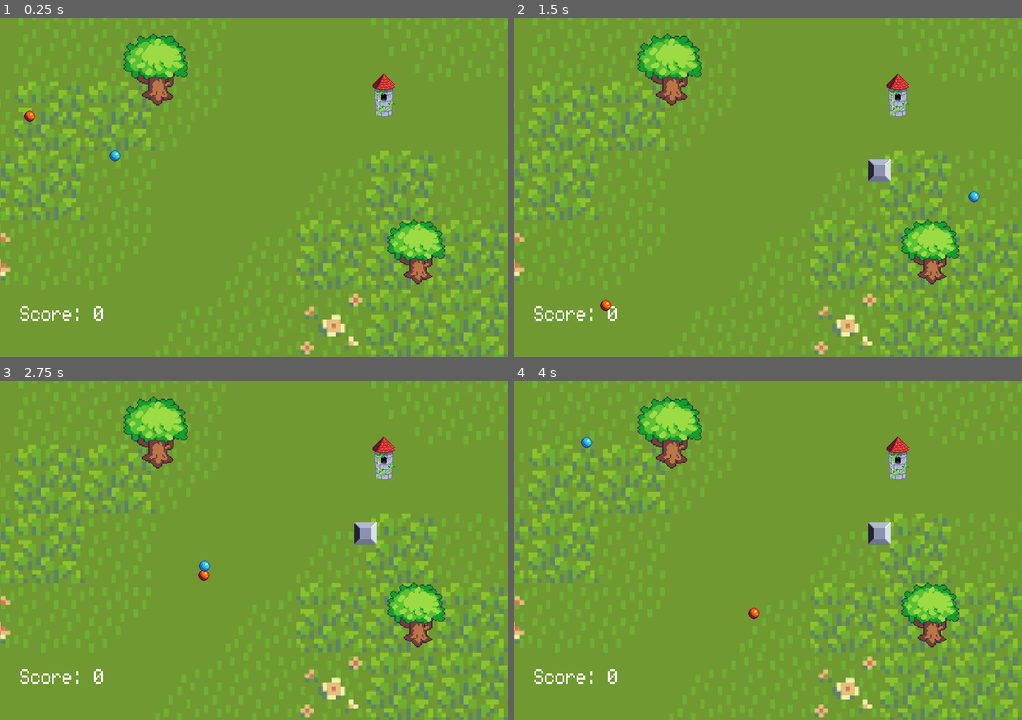
Above: before the commit, frames 1-4 (two rows, left to right).
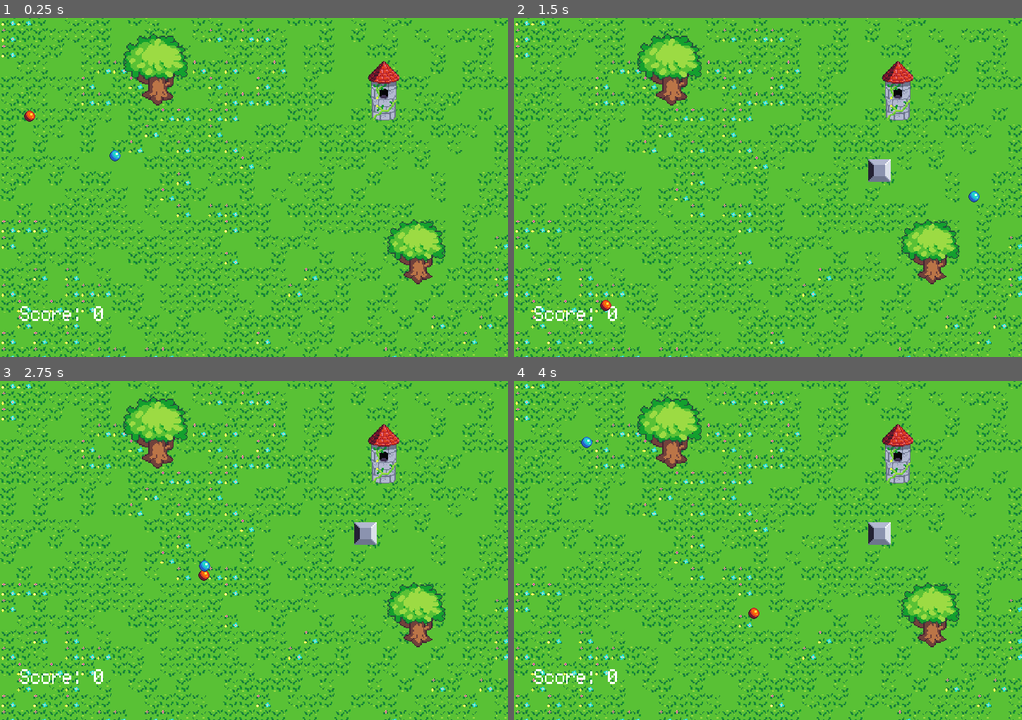
Above: after the commit, the same moments.

Repository: ShrimpCatDev/blockly
Game: Godot game, scene res://scenes/main.tscn
Two runs of this game, one before a commit and one after it. Both use one fixed random seed, a clock stepped at 60 frames per second and the inputs below.
Inputs (mouse positions are in pixels of both pictures, inside the frame that each line leads up to):
- Up to frame 1 (0.25 s): no input
- Up to frame 2 (1.5 s): tap Enter at 0.5 s; move the mouse to (879, 170) at 0.52 s; hold Right 0.53-1.28 s; tap Alt at 0.6 s; click (879, 170) at 0.67 s; move the mouse to (666, 204) at 1.27 s; hold Down from 1.28 s (still down); tap Shift at 1.35 s
- Up to frame 3 (2.75 s): move the mouse to (304, 475) at 2.02 s; release Down at 2.03 s; hold Right from 2.03 s (still down); tap Alt at 2.1 s
- Up to frame 4 (4 s): move the mouse to (742, 618) at 2.77 s; release Right at 2.78 s; hold Up 2.78-3.53 s; tap Shift at 2.85 s; click (742, 618) at 2.92 s; move the mouse to (920, 601) at 3.52 s; hold Left from 3.53 s (still down); tap Alt at 3.6 s

The runs differ from the first frame. In frame 1, 87% of the frame differs, in the area x 0-100%, y 0-100%; in frame 2, 86%; in frame 3, 86%; in frame 4, 86%.

Commit message:
update pixel scale and background

Diff:
--- a/scenes/ball.tscn
+++ b/scenes/ball.tscn
@@ -1,6 +1,5 @@
 [gd_scene format=3 uid="uid://d3qh7qpy0e47s"]
 
-[ext_resource type="Script" path="res://scenes/ball_body.gd" id="1_cxlvu"]
 [ext_resource type="Texture2D" uid="uid://dl3nlidek2sk5" path="res://assets/ball.png" id="2_f7cbr"]
 
 [sub_resource type="PhysicsMaterial" id="PhysicsMaterial_7s4qf"]
@@ -17,7 +16,6 @@
 gravity_scale = 0.0
 linear_damp_mode = 1
 angular_damp_mode = 1
-script = ExtResource("1_cxlvu")
 
 [node name="Hurtbox" type="CollisionShape2D" parent="BallBody" unique_id=657790750]
 shape = SubResource("CircleShape2D_syqwv")
--- a/scenes/main.tscn
+++ b/scenes/main.tscn
@@ -3,6 +3,7 @@
 [ext_resource type="Script" uid="uid://c7kddltskwkmu" path="res://scenes/main.gd" id="1_sugp2"]
 [ext_resource type="PackedScene" uid="uid://6c44dr4kj0rk" path="res://scenes/badball.tscn" id="2_0wfyh"]
 [ext_resource type="PackedScene" uid="uid://bfobtbx3cugn0" path="res://scenes/tower.tscn" id="2_sugp2"]
+[ext_resource type="Texture2D" uid="uid://ba84s6632m6rm" path="res://assets/map.png" id="3_choun"]
 [ext_resource type="Script" uid="uid://kghkvu70ae6l" path="res://scenes/label.gd" id="3_o6xl0"]
 [ext_resource type="PackedScene" uid="uid://cel5lny2fpxko" path="res://scenes/bricks.tscn" id="3_sugp2"]
 [ext_resource type="Texture2D" uid="uid://cju0ksiwgvkdl" path="res://assets/Background.png" id="3_tbgi4"]
@@ -25,7 +26,13 @@
 script = ExtResource("1_sugp2")
 brick_scene = ExtResource("3_sugp2")
 
+[node name="Map" type="Sprite2D" parent="." unique_id=1629592959]
+position = Vector2(384, 262)
+scale = Vector2(1.41, 1.41)
+texture = ExtResource("3_choun")
+
 [node name="Background" type="Sprite2D" parent="." unique_id=1099002743]
+visible = false
 position = Vector2(370, 237)
 scale = Vector2(1.66, 1.623)
 texture = ExtResource("3_tbgi4")
@@ -50,6 +57,7 @@
 
 [node name="Tower" parent="." unique_id=1609993156 instance=ExtResource("2_sugp2")]
 position = Vector2(544, 126)
+scale = Vector2(1.3839685, 1.3839685)
 
 [node name="WorldBorder" type="StaticBody2D" parent="." unique_id=1145058226]
 
Binary file added: assets/grassSheet.png
Not shown, added: assets/grassSheet.png.import
Binary file added: assets/map.png
Not shown, added: assets/map.png.import
